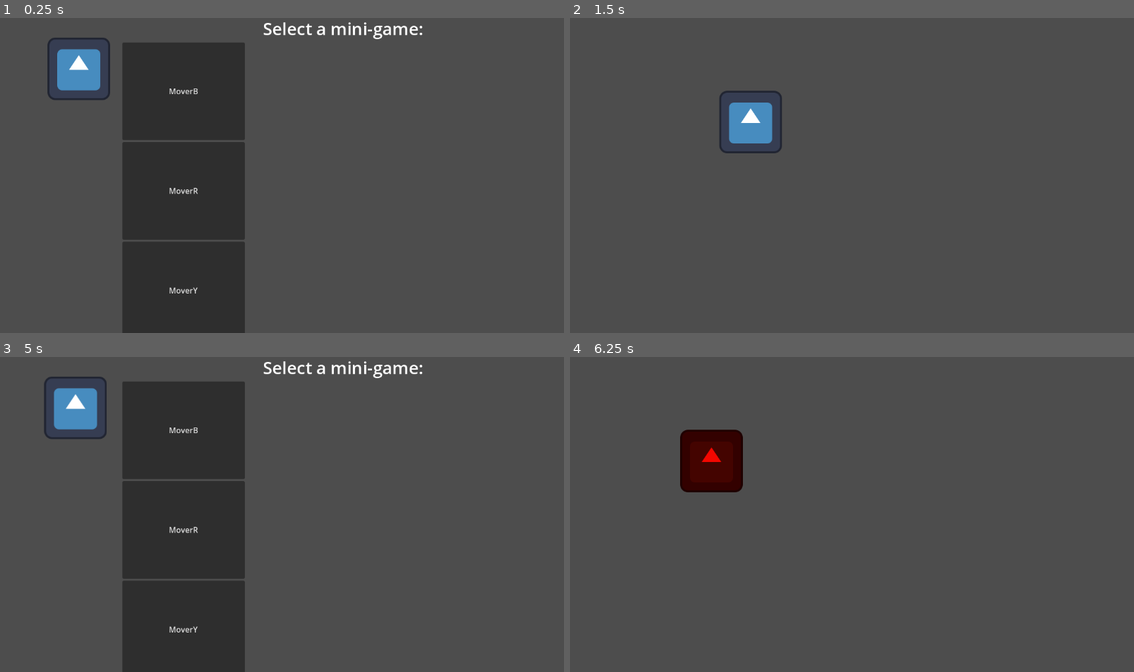
Above: before the commit, frames 1-4 (two rows, left to right).
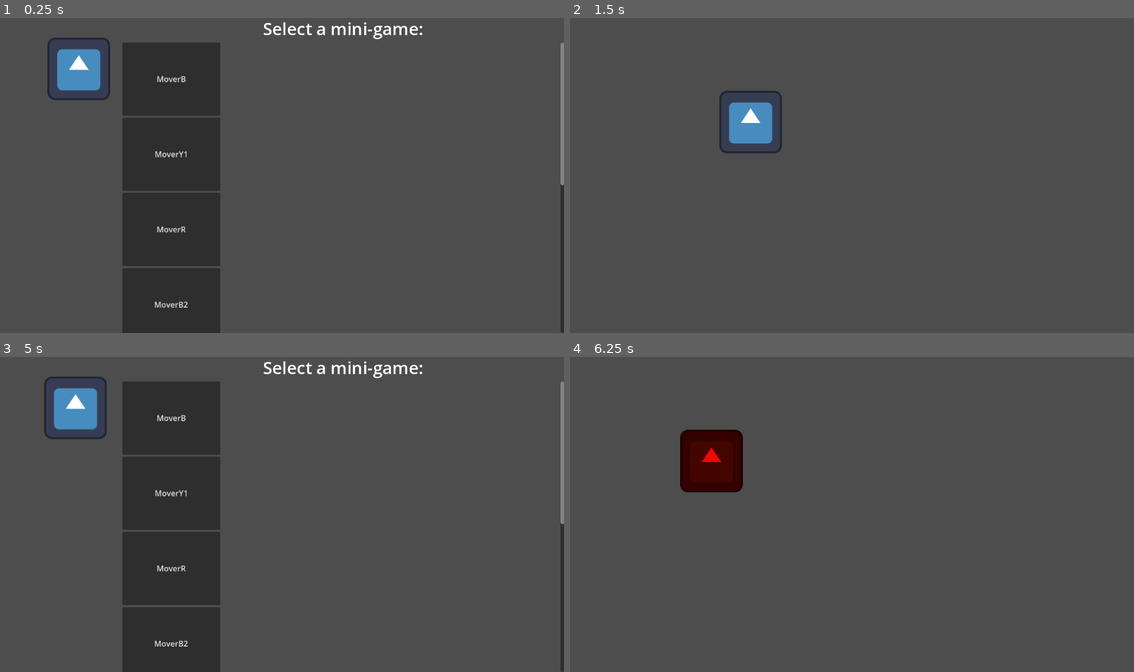
Above: after the commit, the same moments.

Repository: TheDuckCow/PartyJam
Game: Godot game, scene res://menu.tscn
Same seed, same stepped clock (60 frames per second), same inputs: the game is played once before the commit and once after it. The engine's default icon, where the game draws it, is replaced by a stand-in: a white triangle on a blue panel in a dark square.
Inputs (mouse positions are in pixels of both pictures, inside the frame that each line leads up to):
- Up to frame 1 (0.25 s): no input
- Up to frame 2 (1.5 s): click "MoverB" at 0.5 s; tap Enter at 1.25 s; move the mouse to (976, 159) at 1.27 s; hold Right (ui_right) from 1.28 s (still down)
- Up to frame 3 (5 s): move the mouse to (169, 530) at 2.02 s; release Right (ui_right) at 2.03 s; hold Down (ui_down) 2.03-2.78 s; move the mouse to (338, 445) at 2.77 s; hold Right (ui_right) 2.78-3.53 s; move the mouse to (253, 577) at 3.52 s; hold Up (ui_up) 3.53-4.28 s; move the mouse to (451, 561) at 4.27 s; hold Left (ui_left) from 4.28 s (still down); tap Escape (esc) at 4.9 s
- Up to frame 4 (6.25 s): move the mouse to (682, 467) at 5.02 s; release Left (ui_left) at 5.75 s; click "MoverR" at 5.75 s

The runs differ from the first frame. In frame 1, 5.4% of the frame differs, in the area x 21-100%, y 7-100%; in frame 2, nothing differs; in frame 3, 5.4%; in frame 4, nothing differs.

Commit message:
added scrolling
scrolling to show the all the mini-game scenes.

*Need to fix grid container to fill out the grid first before it starts to scroll

Diff:
--- a/LevelList/LevelButton.tscn
+++ b/LevelList/LevelButton.tscn
@@ -3,16 +3,16 @@
 [ext_resource type="Script" uid="uid://cjfiynmeoc6ne" path="res://LevelList/LevelButton.gd" id="1_ju1u4"]
 
 [node name="LevelButton" type="Button"]
-custom_minimum_size = Vector2(250, 200)
+custom_minimum_size = Vector2(200, 150)
 anchors_preset = 8
 anchor_left = 0.5
 anchor_top = 0.5
 anchor_right = 0.5
 anchor_bottom = 0.5
-offset_left = -125.0
-offset_top = -95.5
-offset_right = 125.0
-offset_bottom = 95.5
+offset_left = -106.5
+offset_top = -75.0
+offset_right = 106.5
+offset_bottom = 75.0
 grow_horizontal = 2
 grow_vertical = 2
 size_flags_horizontal = 4
--- a/LevelList/LevelList.gd
+++ b/LevelList/LevelList.gd
@@ -4,7 +4,7 @@
 
 @export_dir var dirPath
 
-@onready var grid = $LevelList/GridContainer
+@onready var grid = $LevelList/ScrollContainer/GridContainer
 
 func _ready() -> void:
 	get_levels(dirPath)
--- /dev/null
+++ b/Levels/MoverB2.tscn
@@ -0,0 +1,8 @@
+[gd_scene load_steps=2 format=3 uid="uid://brj4j0q5jpj45"]
+
+[ext_resource type="PackedScene" uid="uid://brtcia5teyo2p" path="res://player.tscn" id="1_5oqhe"]
+
+[node name="Node2D" type="Node2D"]
+
+[node name="Player" parent="." instance=ExtResource("1_5oqhe")]
+position = Vector2(289, 216)
--- /dev/null
+++ b/Levels/MoverP2.tscn
@@ -0,0 +1,9 @@
+[gd_scene load_steps=2 format=3 uid="uid://cr1fi2imufqe0"]
+
+[ext_resource type="PackedScene" uid="uid://brtcia5teyo2p" path="res://player.tscn" id="1_hdp03"]
+
+[node name="Node2D" type="Node2D"]
+
+[node name="Player" parent="." instance=ExtResource("1_hdp03")]
+modulate = Color(0.904179, 0.000159987, 0.760633, 1)
+position = Vector2(289, 216)
--- /dev/null
+++ b/Levels/MoverR2.tscn
@@ -0,0 +1,9 @@
+[gd_scene load_steps=2 format=3 uid="uid://cnvp8u6r562hv"]
+
+[ext_resource type="PackedScene" uid="uid://brtcia5teyo2p" path="res://player.tscn" id="1_ylkkt"]
+
+[node name="Node2D" type="Node2D"]
+
+[node name="Player" parent="." instance=ExtResource("1_ylkkt")]
+modulate = Color(0.951695, 0.0278661, 0, 1)
+position = Vector2(289, 216)
--- /dev/null
+++ b/Levels/MoverY1.tscn
@@ -0,0 +1,9 @@
+[gd_scene load_steps=2 format=3 uid="uid://xxtcerhpfcax"]
+
+[ext_resource type="PackedScene" uid="uid://brtcia5teyo2p" path="res://player.tscn" id="1_bndqo"]
+
+[node name="Node2D" type="Node2D"]
+
+[node name="Player" parent="." instance=ExtResource("1_bndqo")]
+modulate = Color(0.666667, 0.631373, 0, 1)
+position = Vector2(289, 216)
--- a/menu.tscn
+++ b/menu.tscn
@@ -21,5 +21,11 @@
 text = "Select a mini-game:"
 horizontal_alignment = 1
 
-[node name="GridContainer" type="GridContainer" parent="LevelList"]
+[node name="ScrollContainer" type="ScrollContainer" parent="LevelList"]
 layout_mode = 2
+size_flags_horizontal = 3
+size_flags_vertical = 3
+
+[node name="GridContainer" type="GridContainer" parent="LevelList/ScrollContainer"]
+layout_mode = 2
+size_flags_vertical = 3
